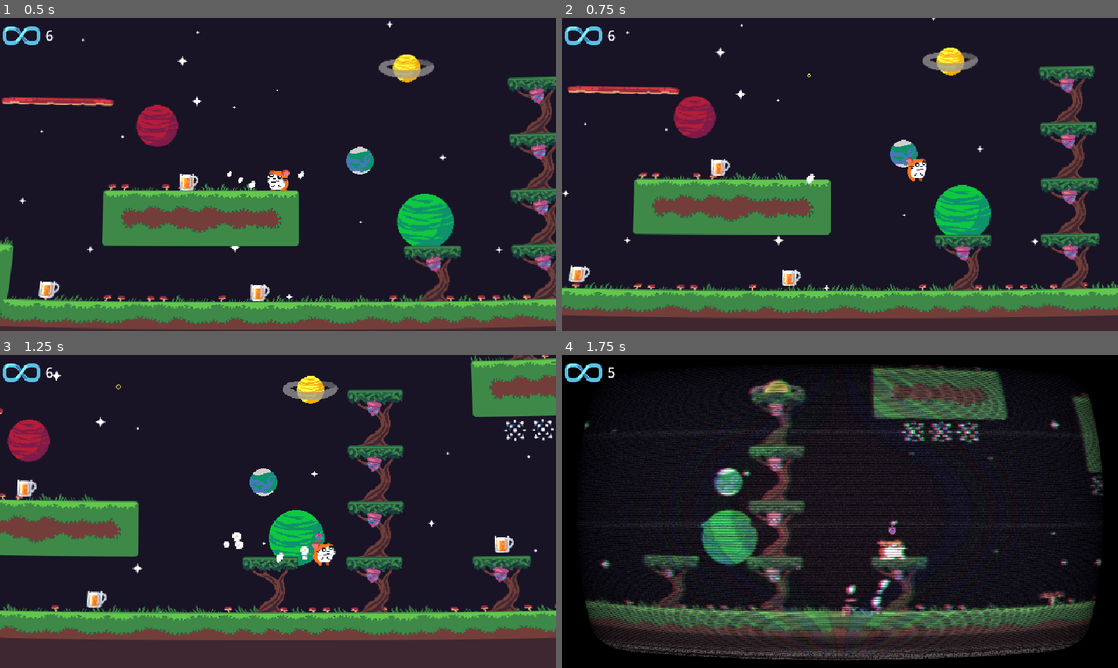
Above: before the commit, frames 1-4 (two rows, left to right).
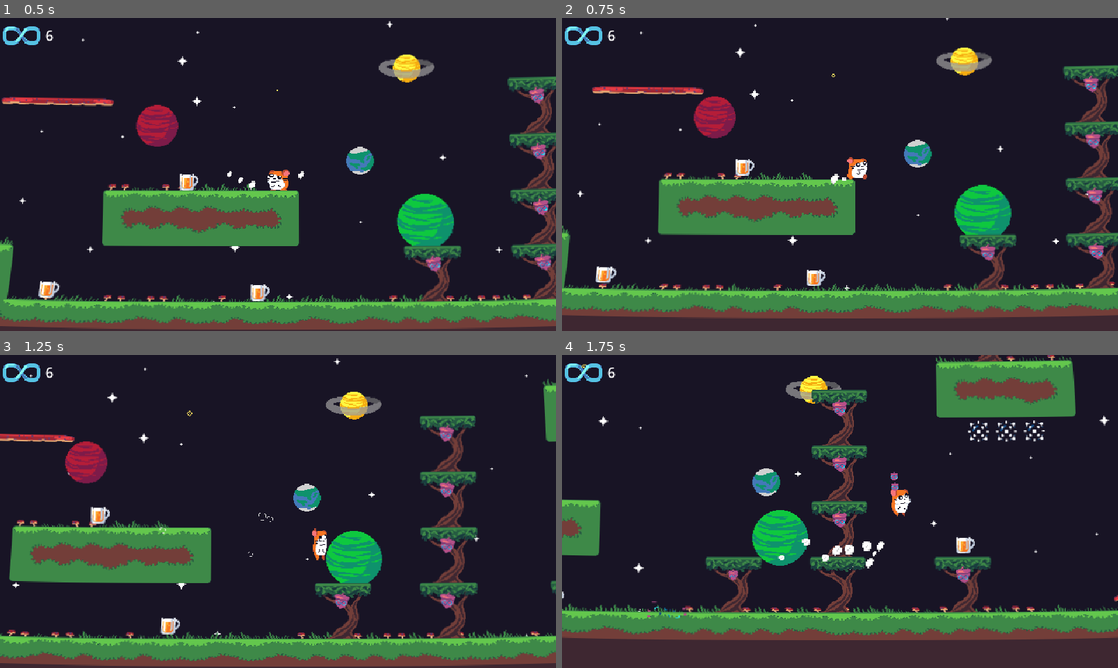
Above: after the commit, the same moments.

Repository: Codex112008/GMTK-2025-Game-Jam
Game: Godot game, scene res://Scenes/Game.tscn
Same seed, same stepped clock (60 frames per second), same inputs: the game is played once before the commit and once after it.
Inputs:
- Up to frame 1 (0.5 s): no input
- Up to frame 2 (0.75 s): hold D (right) from 0.53 s (still down); tap Shift (dash) at 0.6 s
- Up to frame 3 (1.25 s): keep holding D (right); tap Space (jump) at 0.77 s
- Up to frame 4 (1.75 s): keep holding D (right); tap Shift (dash) at 1.35 s; tap Space (jump) at 1.52 s

Frame 1 is identical in both runs. In frame 2, 18% of the frame differs, in the area x 0-100%, y 0-95%; in frame 3, 44%; in frame 4, 56%, in the area x 0-100%, y 0-100%.

Commit message:
Added nut throw on dash and other optimisations

Diff:
--- a/Scripts/PlayerController.gd
+++ b/Scripts/PlayerController.gd
@@ -161,21 +161,30 @@
 	if Input.is_action_pressed("down") && is_on_floor():
 		position.y += 1
 
-	# Dash
-	if Input.is_action_just_pressed("dash") && !rewinding && drink_timer.time_left == 0:
+	# Nut dash
+	if nut_count > 0 && Input.is_action_just_pressed("dash") && !rewinding && drink_timer.time_left == 0:
+		remove_oldest_nut()
 		dashing = true
 		velocity_before_dash = velocity.x
 		set_process_input(false)
 		set_process_unhandled_input(false)
 		dash_timer.start()
 
+		var new_nut : ThrownNutScript = thrown_nut.instantiate()
+		new_nut.global_position = global_position
+		instantiated_nodes.add_child(new_nut)
+		if !my_sprite.flip_h:
+			new_nut.velocity.x = -new_nut.start_fall_speed
+		else:
+			new_nut.velocity.x = new_nut.start_fall_speed
+
 	if dash_timer.time_left == 0 && dashing:
 		velocity.x = velocity_before_dash
 		dashing = false
 
 	if dashing:
 		enable_inputs()
-		if velocity.x > 0:
+		if !my_sprite.flip_h:
 			velocity.x = dash_strength
 		else:
 			velocity.x = -dash_strength
--- a/Scripts/ThrownNutScript.gd
+++ b/Scripts/ThrownNutScript.gd
@@ -11,7 +11,7 @@
 var do_spin : bool = true
 
 func _ready() -> void:
-	velocity = Vector2.DOWN * start_fall_speed
+	velocity.y = start_fall_speed
 	my_sprite.play("default")
 
 func _process(delta: float) -> void:
